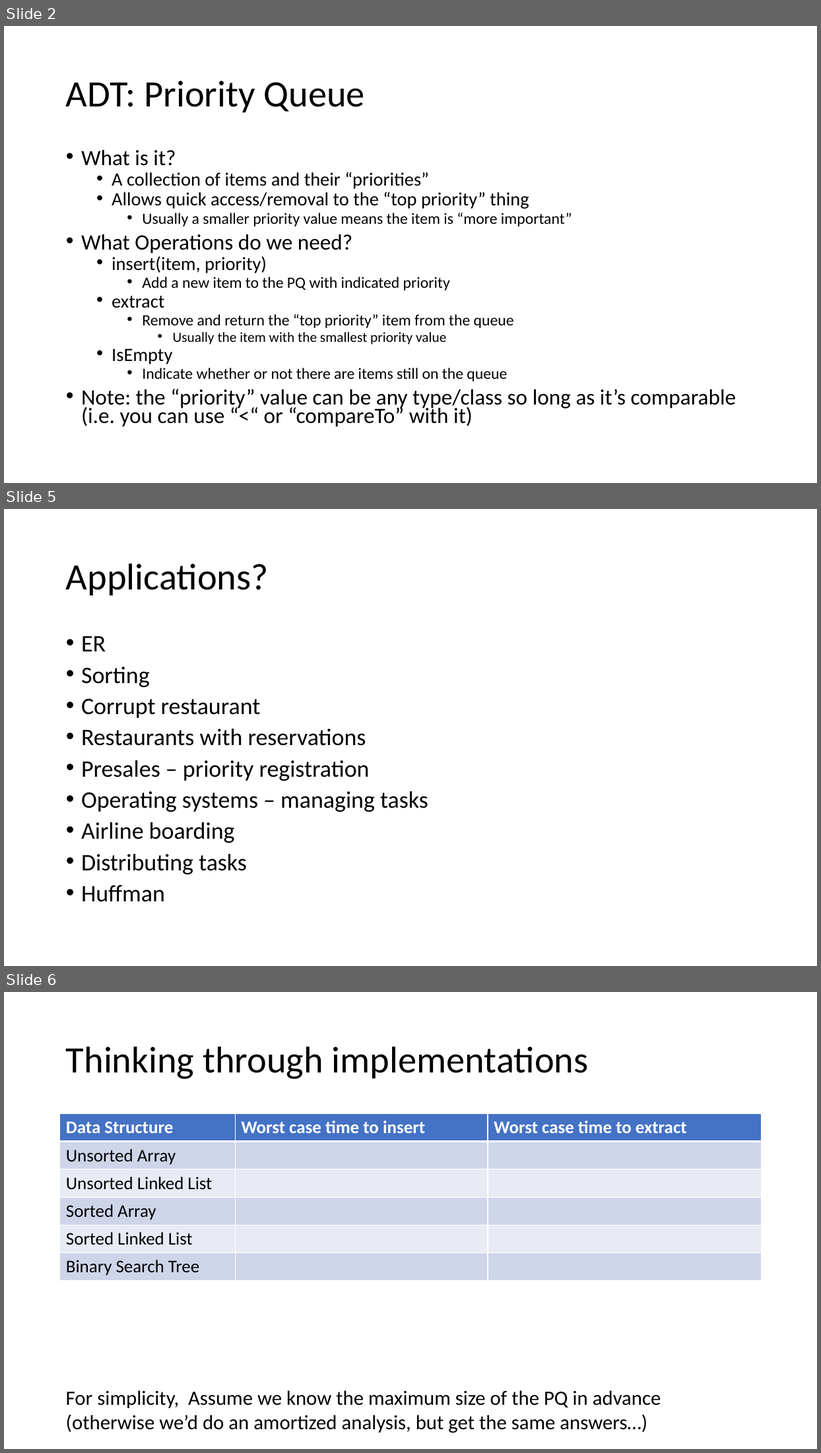
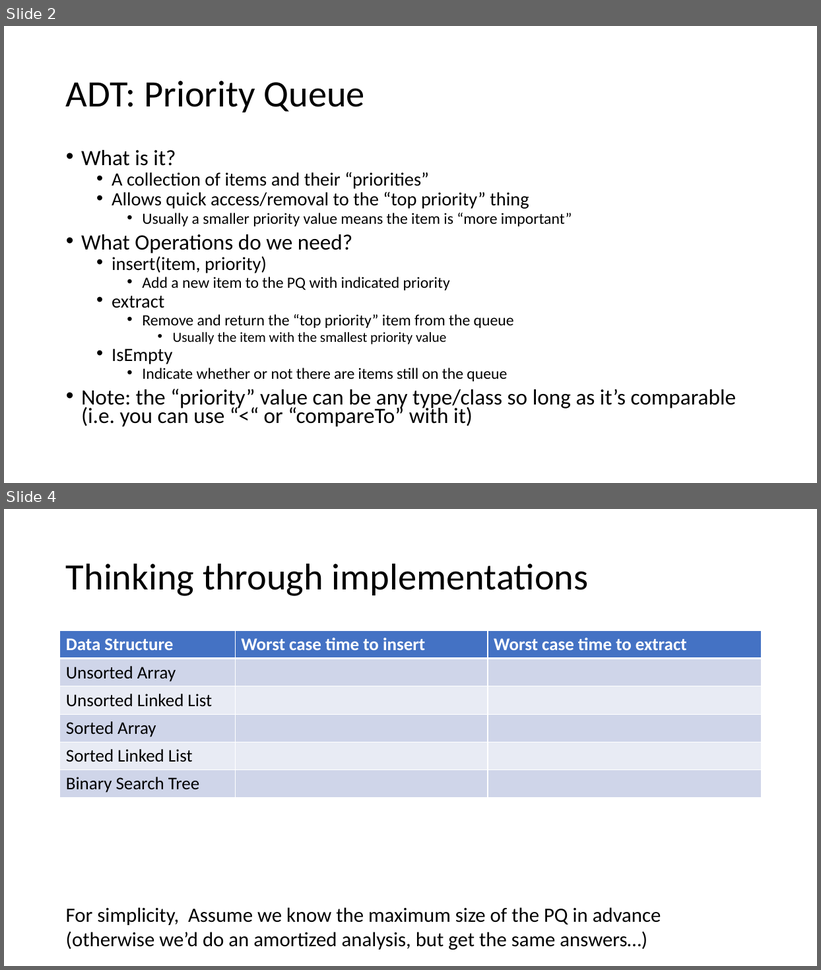
Before and after one commit to natebrunelle/cse332, a slide deck: markdown/files/slides/lecture5_pqs.pptx. Shown one above the other, each under a label of ours: slides 2, 5 and 6 before the commit, slides 2 and 4 after it; the slides between them are not shown. The pictures are 821x1453 and 821x970 pixels, drawn with LibreOffice and Linux fonts; fonts in the diff are those of the drawing. Boxes give left, top, right and bottom in pixels: in the first picture for what was removed or moved away, otherwise in the second. Text is boxed around its words. In the diff, an @@ line names an element or a change of style, - is before the commit and + after.

```diff
--- a/markdown/files/slides/lecture5_pqs.pptx
+++ b/markdown/files/slides/lecture5_pqs.pptx
@@ slide 5 removed at [4, 509, 817, 966], background #FFFFFF @@
@@ title removed at [66, 563, 269, 595] @@
-Applications?
@@ text removed at [81, 636, 428, 902] @@
-• ER
-• Sorting
-• Corrupt restaurant
-• Restaurants with reservations
-• Presales – priority registration
-• Operating systems – managing tasks
-• Airline boarding
-• Distributing tasks
-• Huffman
@@ what was slide 6 is now slide 4 @@
```
Also in this commit, not shown: 3 slides changed, 2 slides added, 4 other slides removed, 13 other files.
